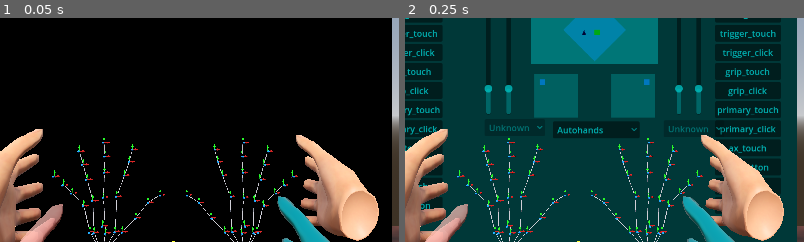
Above: before the commit, frames 1-2 (left to right).
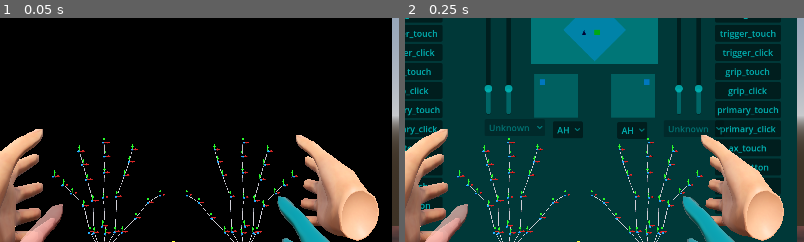
Above: after the commit, the same moments.

Repository: Godot-Dojo/Godot-XR-AH
Game: Godot game, scene res://main.tscn
Same seed, same stepped clock (60 frames per second), same inputs: the game is played once before the commit and once after it.
Inputs:
- Up to frame 1 (0.05 s): no input
- Up to frame 2 (0.25 s): no input
The pictures show only the part of the screen within x 28-78%, y 28-78%; the shares and areas given below are measured in that part.

Frame 1 is identical in both runs. In frame 2, 0.8% of the frame differs, in the area x 39-61%, y 46-55%.

Commit message:
got the hands the right way round when swapping modes

Diff:
--- a/FlatDisplay.tscn
+++ b/FlatDisplay.tscn
@@ -154,14 +154,26 @@
 offset_bottom = 20.0
 color = Color(1, 0.588235, 0.988235, 1)
 
-[node name="DisplayOption" type="OptionButton" parent="."]
+[node name="HandDisplay0" type="OptionButton" parent="."]
 layout_mode = 0
 offset_left = 353.0
 offset_top = 247.0
-offset_right = 470.0
+offset_right = 408.0
 offset_bottom = 278.0
 selected = 0
 item_count = 2
-popup/item_0/text = "Autohands"
-popup/item_1/text = "XRHandModifier"
+popup/item_0/text = "AH"
+popup/item_1/text = "XR"
 popup/item_1/id = 1
+
+[node name="HandDisplay1" type="OptionButton" parent="."]
+layout_mode = 0
+offset_left = 471.0
+offset_top = 248.0
+offset_right = 526.0
+offset_bottom = 279.0
+selected = 0
+item_count = 2
+popup/item_0/text = "AH"
+popup/item_1/text = "XR"
+popup/item_1/id = 1
--- a/main.gd
+++ b/main.gd
@@ -24,19 +24,19 @@
 	var cameraside = Vector3(camerafore.z, 0.0, -camerafore.x)
 	$XROrigin3D.transform.origin += -camerafore*(joyleft.y*joyvelocity*delta) + cameraside*(joyleft.x*joyvelocity*delta)
 
-
 func triggerfingerbutton(hand):
-	var displayoption = $XROrigin3D/HandJoints/FrontOfPlayer/FlatDisplayMesh/SubViewport/FlatDisplay/DisplayOption
+	var handname = "Left" if hand == 0 else "Right"
+	var displayoption = get_node("XROrigin3D/HandJoints/FrontOfPlayer/FlatDisplayMesh/SubViewport/FlatDisplay/HandDisplay%d" % hand)
 	displayoption.selected = displayoption.selected + 1 if displayoption.selected < displayoption.item_count - 1 else 0
 	var triggermode = displayoption.get_item_text(displayoption.selected)
-	var handname = "Left" if hand else "Right"
-	if triggermode == "XRHandModifier":
+	if triggermode == "XR":
 		get_node("XROrigin3D/"+handname+"TrackedHand").visible = true
 		get_node("XROrigin3D/"+handname+"TrackedHand").show_when_tracked = true
 		get_node("XROrigin3D/XRController3D"+handname).visible = false
 		get_node("XROrigin3D/XRController3D"+handname+"/AutoHandtracker").set_process(false)
-	elif triggermode == "Autohands":
+	elif triggermode == "AH":
 		get_node("XROrigin3D/"+handname+"TrackedHand").show_when_tracked = false
 		get_node("XROrigin3D/"+handname+"TrackedHand").visible = false
 		get_node("XROrigin3D/XRController3D"+handname).visible = true
 		get_node("XROrigin3D/XRController3D"+handname+"/AutoHandtracker").set_process(true)
+	get_node("XROrigin3D/XRController3D"+handname).trigger_haptic_pulse("haptic", 0, 1.0, 0.25, 0)
Not shown, changed: export_presets.cfg
